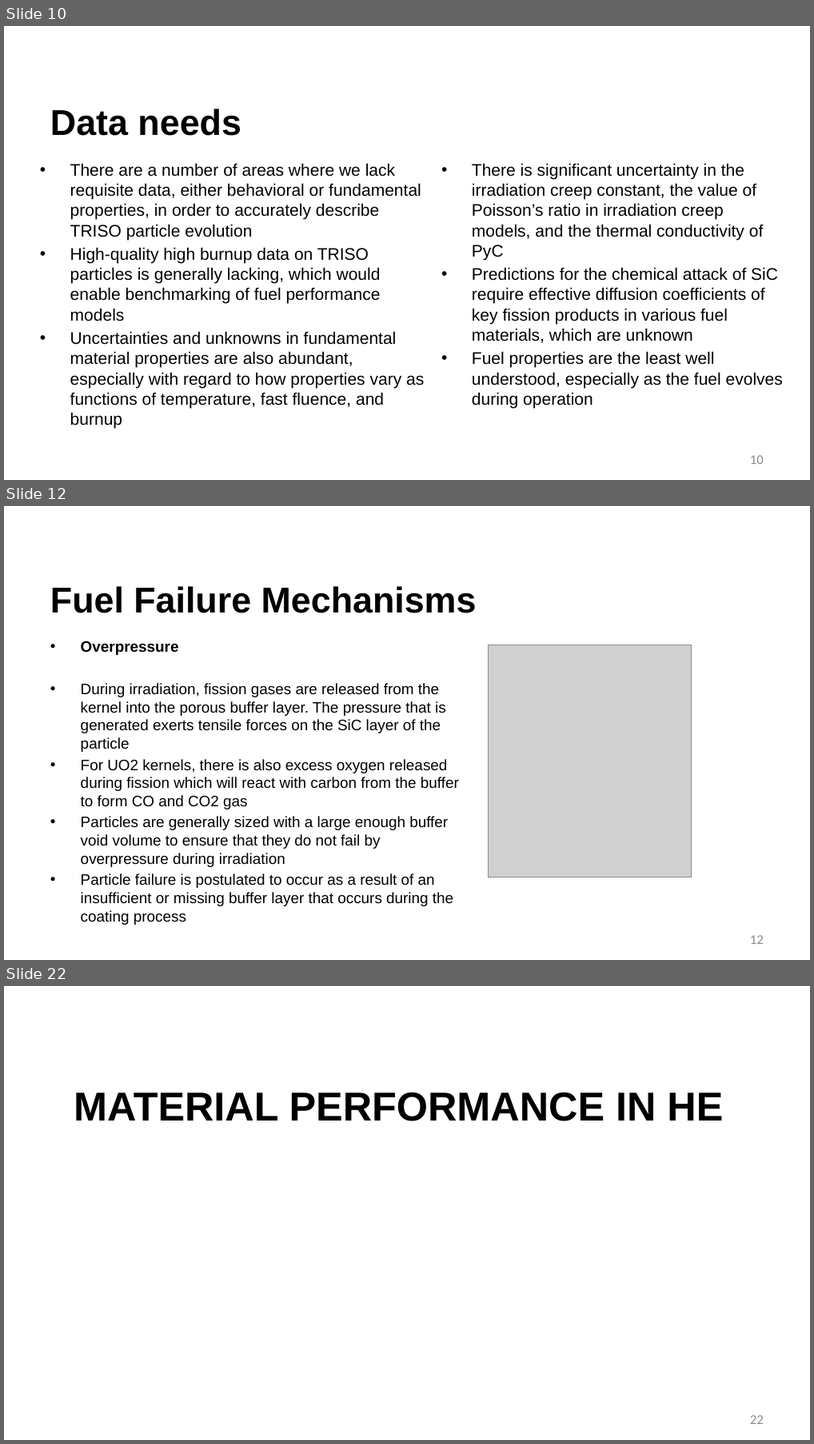
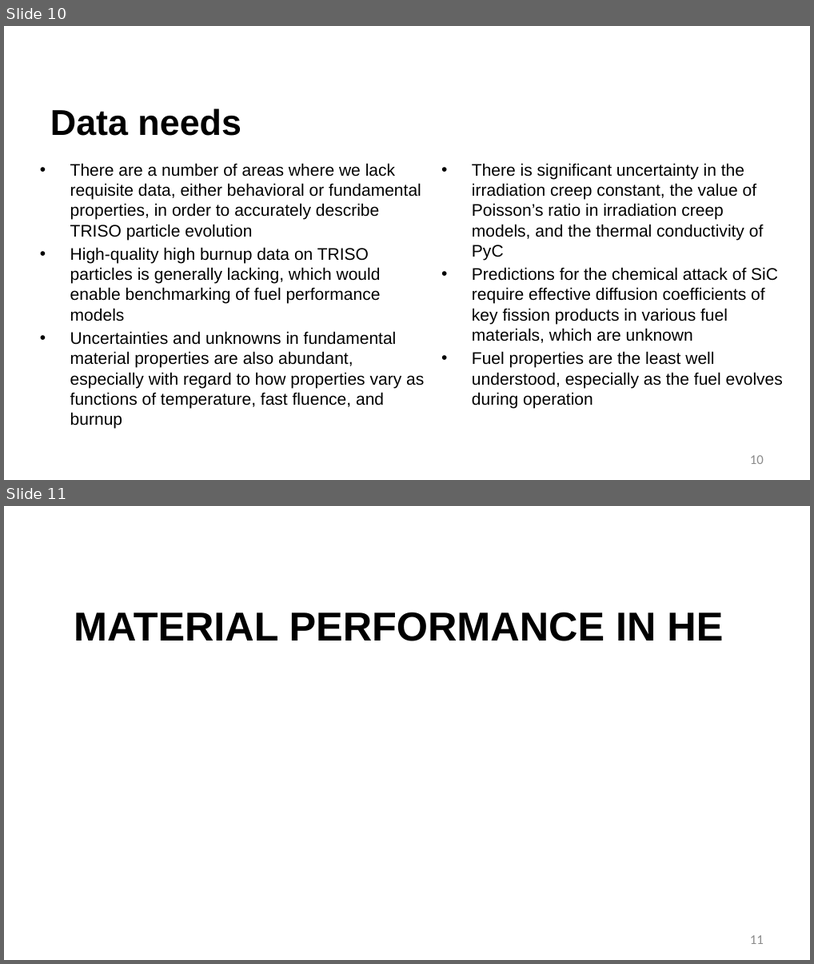
Before and after one commit to benbeeler/TEACHING, a slide deck: Advanced Reactor Materials/Fall2026/Lec6_TRISO.pptx. Shown one above the other, each under a label of ours: slides 10, 12 and 22 before the commit, slides 10 and 11 after it; the slides between them are not shown. The pictures are 814x1444 and 814x964 pixels, drawn with LibreOffice and Linux fonts; fonts in the diff are those of the drawing; grey boxes stand for pictures; background and template pictures are left out. Boxes give left, top, right and bottom in pixels: in the first picture for what was removed or moved away, otherwise in the second. Text is boxed around its words. In the diff, an @@ line names an element or a change of style, - is before the commit and + after.

```diff
--- a/Advanced Reactor Materials/Fall2026/Lec6_TRISO.pptx
+++ b/Advanced Reactor Materials/Fall2026/Lec6_TRISO.pptx
@@ slide 12 removed at (x1=4, y1=506, x2=810, y2=960), background #FFFFFF @@
@@ title removed at (x1=50, y1=586, x2=477, y2=613) @@
-Fuel Failure Mechanisms
@@ text removed at (x1=81, y1=640, x2=459, y2=906) @@
-• Overpressure
-• During irradiation, fission gases are released from the kernel into the porous buffer layer. The pressure that is generated exerts tensile forces on the SiC layer of the particle
-• For UO2 kernels, there is also excess oxygen released during fission which will react with carbon from the buffer to form CO and CO2 gas
-• Particles are generally sized with a large enough buffer void volume to ensure that they do not fail by overpressure during irradiation
-• Particle failure is postulated to occur as a result of an insufficient or missing buffer layer that occurs during the coating process
@@ picture removed at (x1=489, y1=644, x2=691, y2=876) @@
@@ page number removed at (x1=750, y1=935, x2=764, y2=944) @@
-12
@@ what was slide 22 is now slide 11 @@
@@ page number at (x1=750, y1=935, x2=764, y2=944): text changed @@
-22
+11
```
Also in this commit, not shown: 2 slides changed, 13 slides added, 10 other slides removed, 4 other files.
